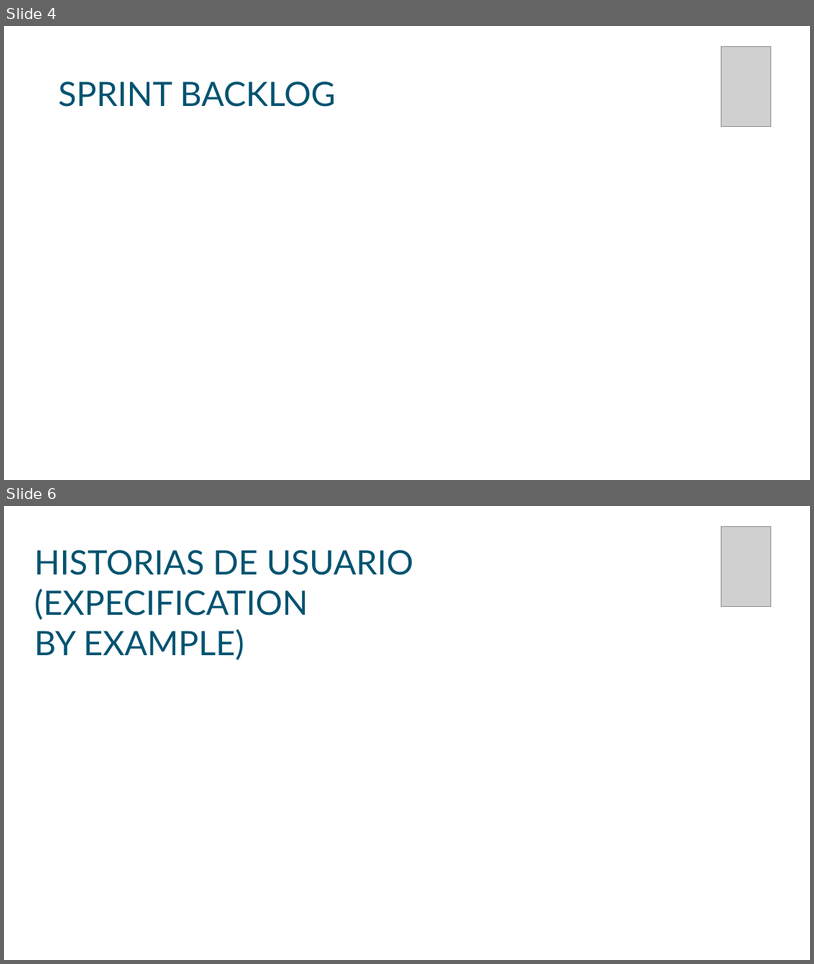
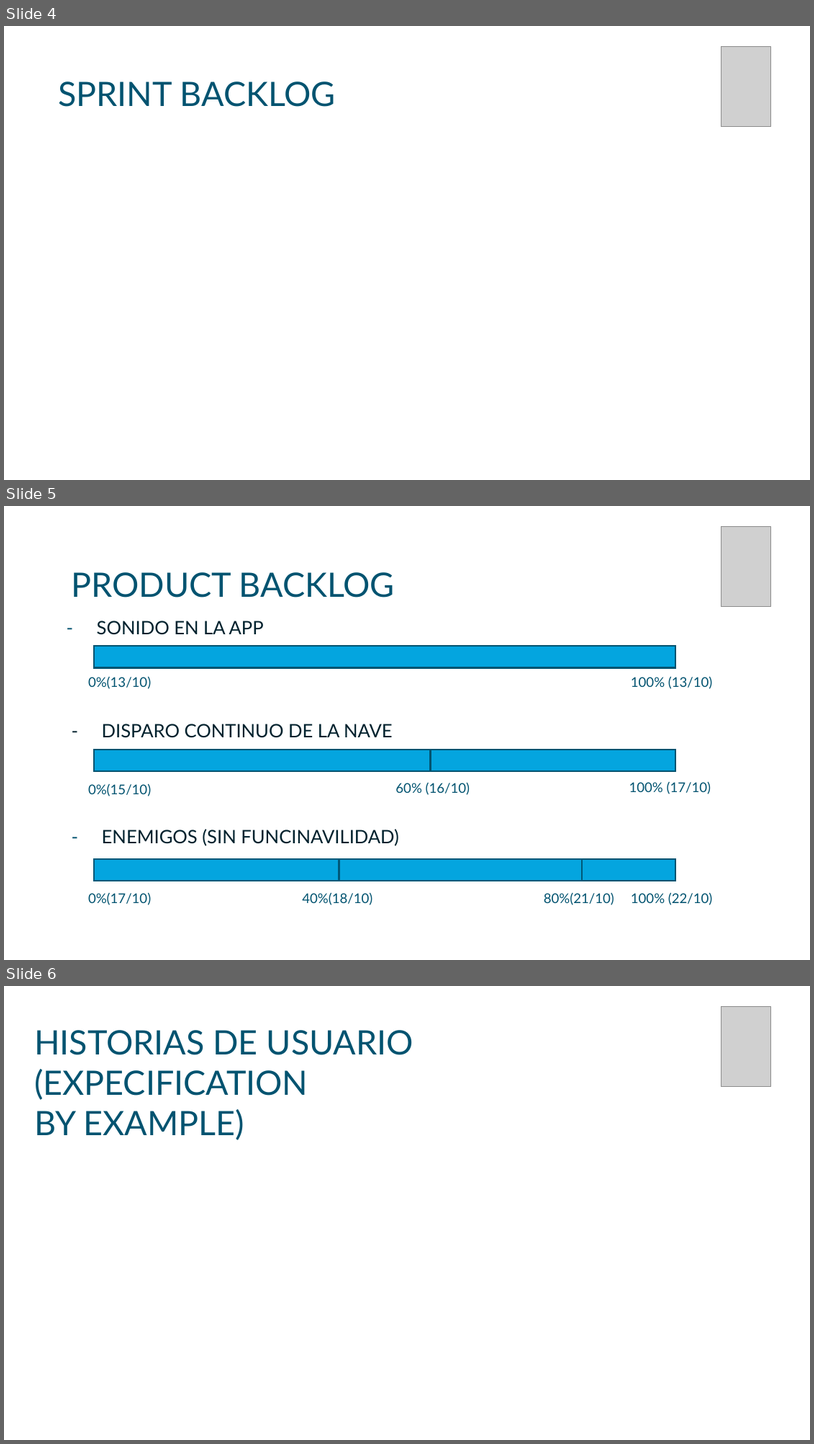
Before and after one commit to Frostqui/MP, a slide deck: Sprint 2/PPT 2.0.ppt. Shown one above the other, each under a label of ours: slides 4 and 6 before the commit, slides 4, 5 and 6 after it; the slides between them are not shown. The pictures are 814x964 and 814x1444 pixels, drawn with LibreOffice and Linux fonts; fonts in the diff are those of the drawing; grey boxes stand for pictures; background and template pictures are left out. Boxes give left, top, right and bottom in pixels: in the first picture for what was removed or moved away, otherwise in the second. Text is boxed around its words. In the diff, an @@ line names an element or a change of style, - is before the commit and + after.

```diff
--- a/Sprint 2/PPT 2.0.ppt
+++ b/Sprint 2/PPT 2.0.ppt
@@ slide 5 added at box(4, 506, 810, 960), background picture (left out) @@
@@ picture added at box(722, 527, 771, 607) @@
@@ text added at box(72, 572, 395, 597), 40 pt, text #025370 @@
+PRODUCT BACKLOG
@@ text added at box(97, 620, 264, 635), 22 pt, text #01212D @@
+- SONIDO EN LA APP
@@ rectangle added at box(94, 646, 676, 667), fill #04A5DF, outline #025370 2.01 pt @@
@@ text added at box(88, 676, 151, 689), 16 pt, text #025370 @@
+0%(13/10)
@@ text added at box(631, 676, 713, 689), 16 pt, text #025370 @@
+100% (13/10)
@@ text added at box(102, 723, 393, 738), 22 pt, text #01212D @@
+- DISPARO CONTINUO DE LA NAVE
@@ rectangle added at box(94, 749, 676, 771), fill #04A5DF, outline #025370 2.01 pt @@
@@ rectangle added at box(94, 749, 431, 771), fill #04A5DF, outline #025370 2.01 pt @@
@@ text added at box(88, 783, 151, 796), 16 pt, text #025370 @@
+0%(15/10)
@@ text added at box(396, 782, 471, 795), 16 pt, text #025370 @@
+60% (16/10)
@@ text added at box(630, 781, 712, 794), 16 pt, text #025370 @@
+100% (17/10)
@@ text added at box(102, 829, 399, 846), 22 pt, text #01212D @@
+- ENEMIGOS (SIN FUNCINAVILIDAD)
@@ rectangle added at box(94, 858, 676, 880), fill #04A5DF, outline #025370 2.01 pt @@
@@ rectangle added at box(94, 858, 339, 880), fill #04A5DF, outline #005878 2.01 pt @@
@@ rectangle added at box(339, 858, 582, 880), fill #04A5DF, outline #005878 2.01 pt @@
@@ text added at box(88, 892, 151, 905), 16 pt, text #025370 @@
+0%(17/10)
@@ text added at box(302, 892, 373, 905), 16 pt, text #025370 @@
+40%(18/10)
@@ text added at box(544, 892, 615, 905), 16 pt, text #025370 @@
+80%(21/10)
@@ text added at box(631, 892, 713, 905), 16 pt, text #025370 @@
+100% (22/10)
```
Also in this commit, not shown: 2 other slides added, 3 slides removed, 32 other files.
